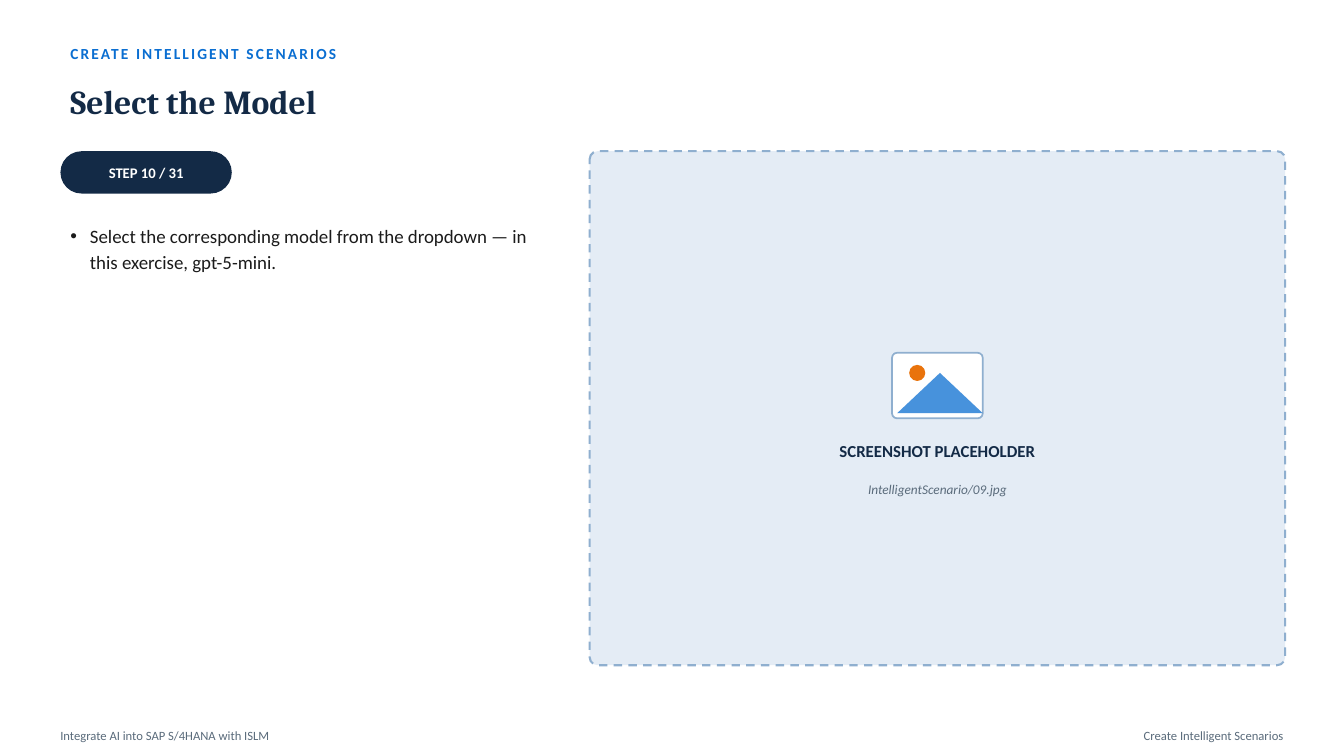
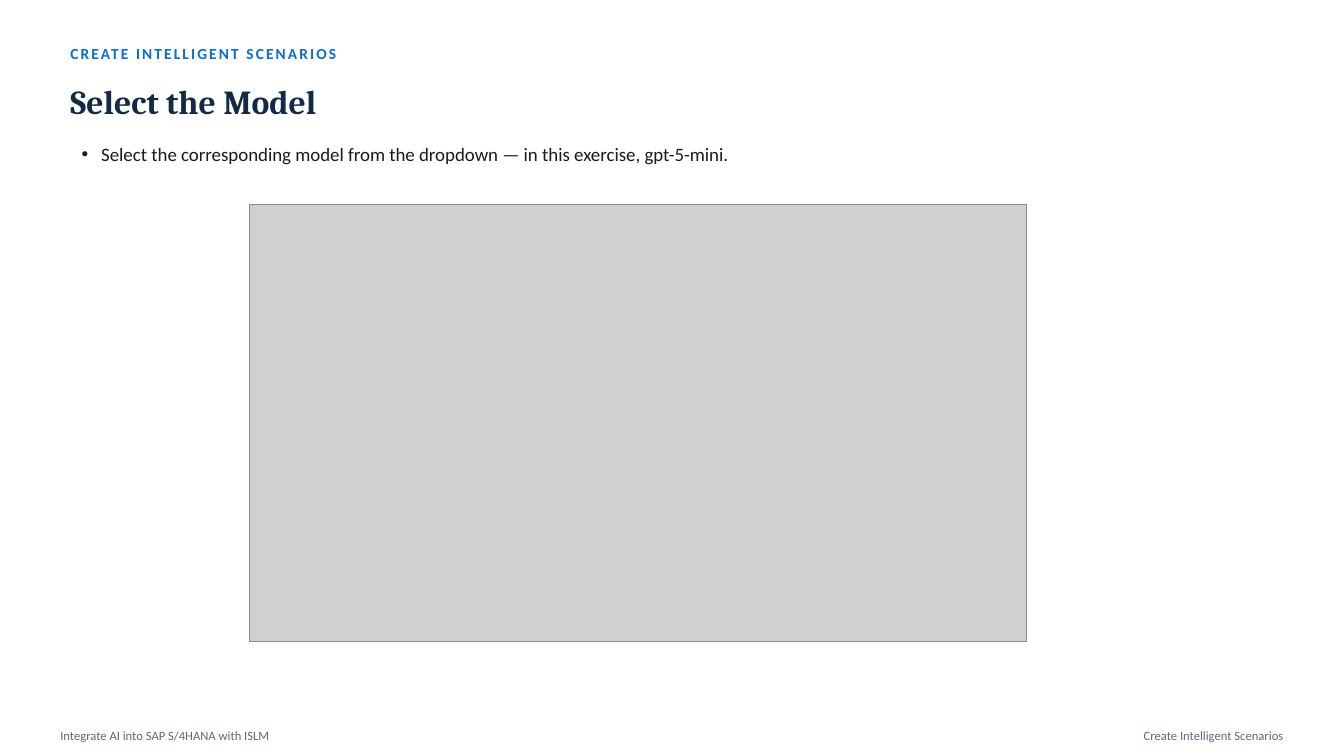
Before and after one commit to akhilgeo/akhilgeorge.com, a slide deck: slide 18 of assets/AI/ISLM.pptx (slide 17 before the commit). Drawn at 1344x756 pixels with LibreOffice and Linux fonts; fonts in the diff are those of the drawing; grey boxes stand for pictures. Boxes give left, top, right and bottom in pixels: in the first picture for what was removed or moved away, otherwise in the second. Text is boxed around its words. In the diff, an @@ line names an element or a change of style, - is before the commit and + after.

```diff
--- a/assets/AI/ISLM.pptx
+++ b/assets/AI/ISLM.pptx
@@ text "Select the corresponding model from ..." rewrapped from bbox=[90, 230, 526, 273] to bbox=[101, 148, 729, 165] @@
@@ rounded rectangle removed at bbox=[60, 151, 232, 194] @@
@@ text removed at bbox=[109, 168, 184, 178] @@
-STEP 10 / 31
@@ rounded rectangle removed at bbox=[590, 151, 1286, 665] @@
@@ picture added at bbox=[250, 205, 1026, 642] @@
@@ rounded rectangle removed at bbox=[892, 353, 983, 418] @@
@@ triangle removed at bbox=[897, 373, 983, 413] @@
@@ ellipse removed at bbox=[909, 365, 926, 381] @@
@@ text removed at bbox=[839, 446, 1035, 457] @@
-SCREENSHOT PLACEHOLDER
@@ text removed at bbox=[868, 485, 1007, 496] @@
-IntelligentScenario/09.jpg
```
Also in this commit, not shown: 26 other slides changed, 3 slides added, 32 slides removed.
